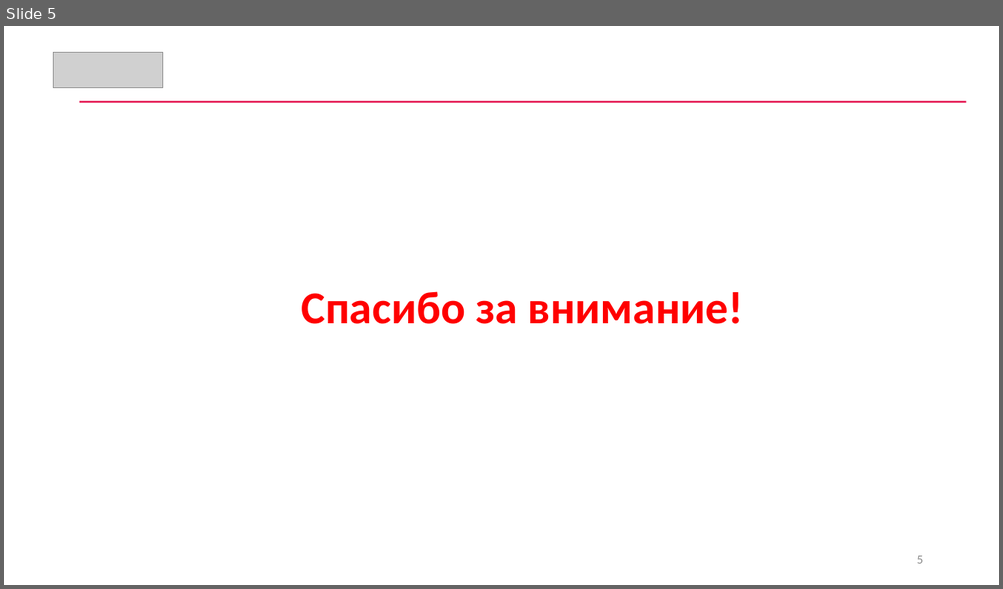
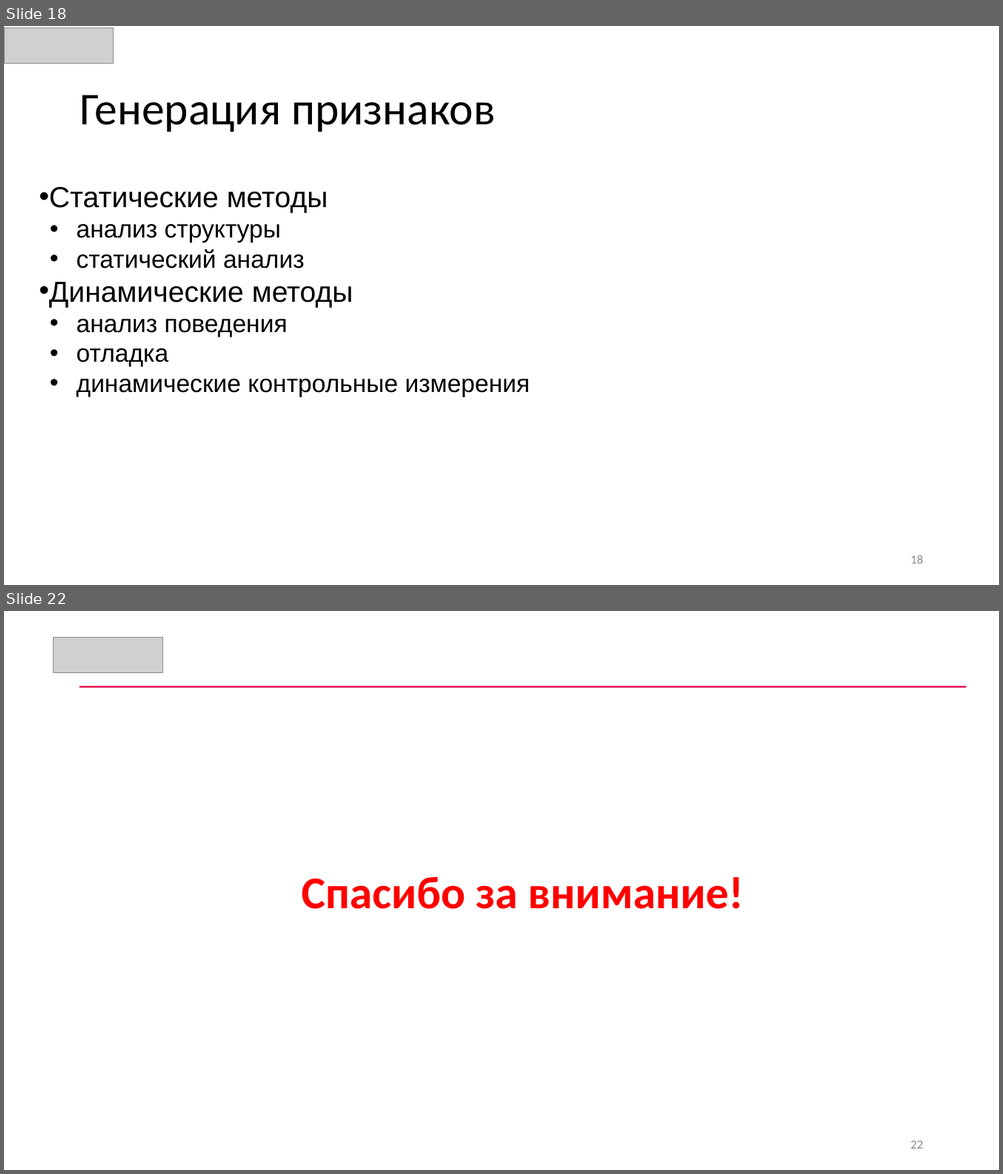
Before and after one commit to CyberLympha/AI-for-IS-Course, a slide deck: Лекции/Анализ вредоносного программного обеспечения.pptx. Shown one above the other, each under a label of ours: slide 5 before the commit, slides 18 and 22 after it; the slides between them are not shown. The pictures are 1003x589 and 1003x1174 pixels, drawn with LibreOffice and Linux fonts; fonts in the diff are those of the drawing; grey boxes stand for pictures. Boxes give left, top, right and bottom in pixels: in the first picture for what was removed or moved away, otherwise in the second. Text is boxed around its words. In the diff, an @@ line names an element or a change of style, - is before the commit and + after.

```diff
--- a/Лекции/Анализ вредоносного программного обеспечения.pptx
+++ b/Лекции/Анализ вредоносного программного обеспечения.pptx
@@ slide 18 added at (4,26,999,585), background #FFFFFF @@
@@ picture added at (4,28,114,63) @@
@@ title added at (79,95,495,132), 44 pt, text #000000 @@
+Генерация признаков
@@ text added at (39,187,530,397), 24 pt, text #000000 @@
+• Статические методы
+  • анализ структуры
+  • статический анализ
+• Динамические методы
+  • анализ поведения
+  • отладка
+  • динамические контрольные измерения
@@ page number added at (910,555,923,564), 12 pt, text #8B8B8B @@
+18
@@ what was slide 5 is now slide 22 @@
@@ page number at (910,1141,923,1149): text changed @@
-5
+22
```
Also in this commit, not shown: 2 slides changed, 17 other slides added, 1 slide removed, 1 other file.
